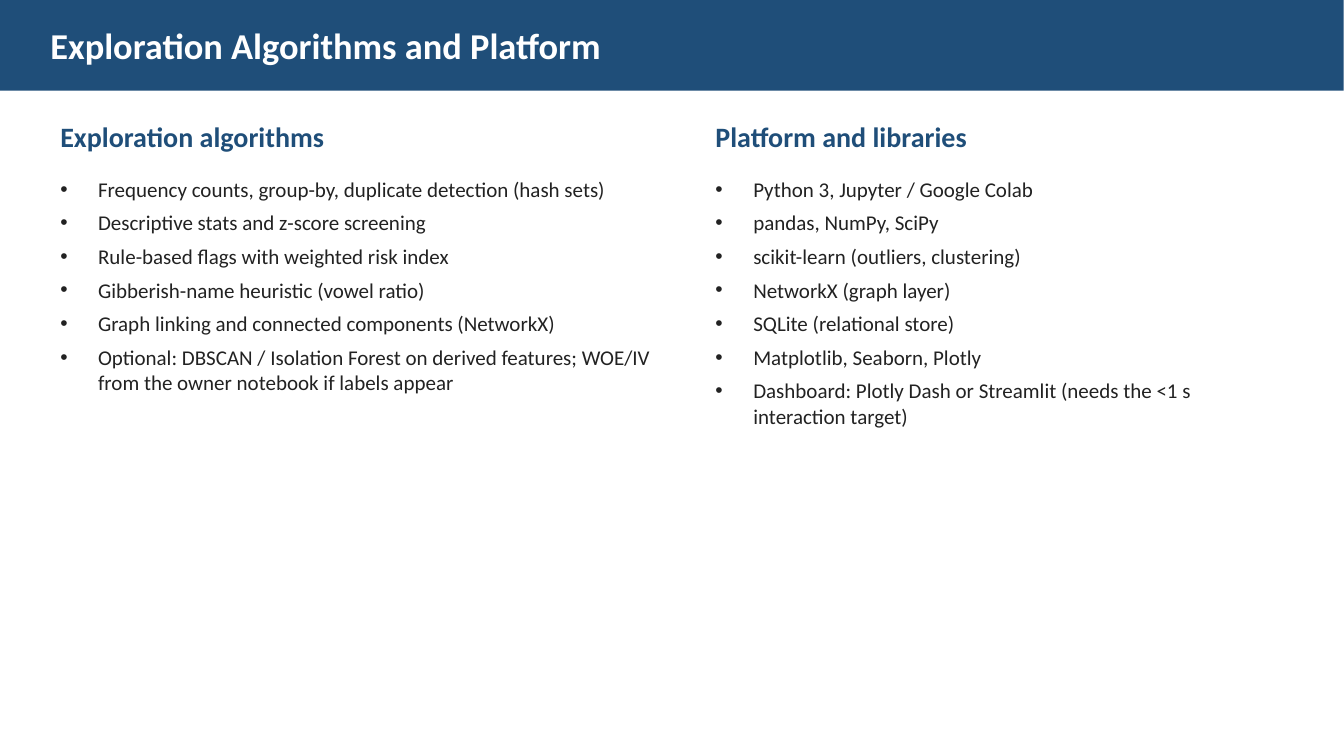
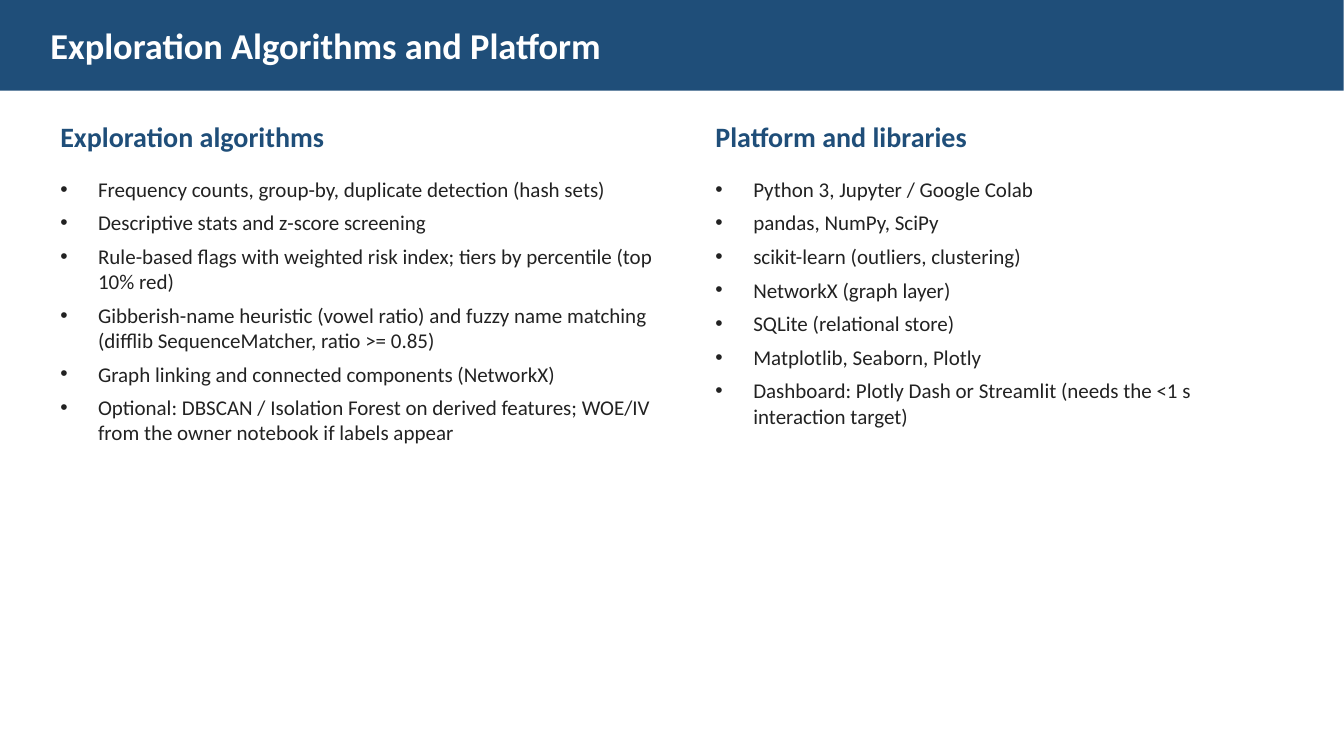
Before and after one commit to DLiu7/FraudGuard, a slide deck: slide 8 of PromoGuard_Stage1_Supplement.pptx. Drawn at 1344x756 pixels with LibreOffice and Linux fonts; fonts in the diff are those of the drawing. Boxes give left, top, right and bottom in pixels: in the first picture for what was removed or moved away, otherwise in the second. Text is boxed around its words. In the diff, an @@ line names an element or a change of style, - is before the commit and + after.

```diff
--- a/PromoGuard_Stage1_Supplement.pptx
+++ b/PromoGuard_Stage1_Supplement.pptx
@@ text at <box>98,249,652,352</box>: text changed @@
-• Rule-based flags with weighted risk index
-• Gibberish-name heuristic (vowel ratio)
+• Rule-based flags with weighted risk index; tiers by percentile (top 10% red)
+• Gibberish-name heuristic (vowel ratio) and fuzzy name matching (difflib SequenceMatcher, ratio >= 0.85)
```
Also in this commit, not shown: 7 other slides changed, 1 slide added.
